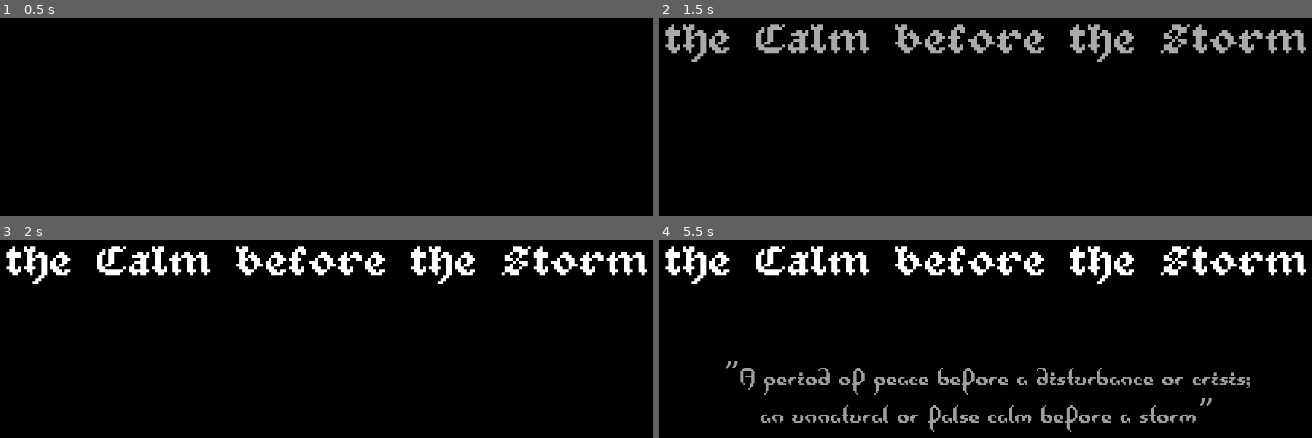
Above: before the commit, frames 1-4 (two rows, left to right).
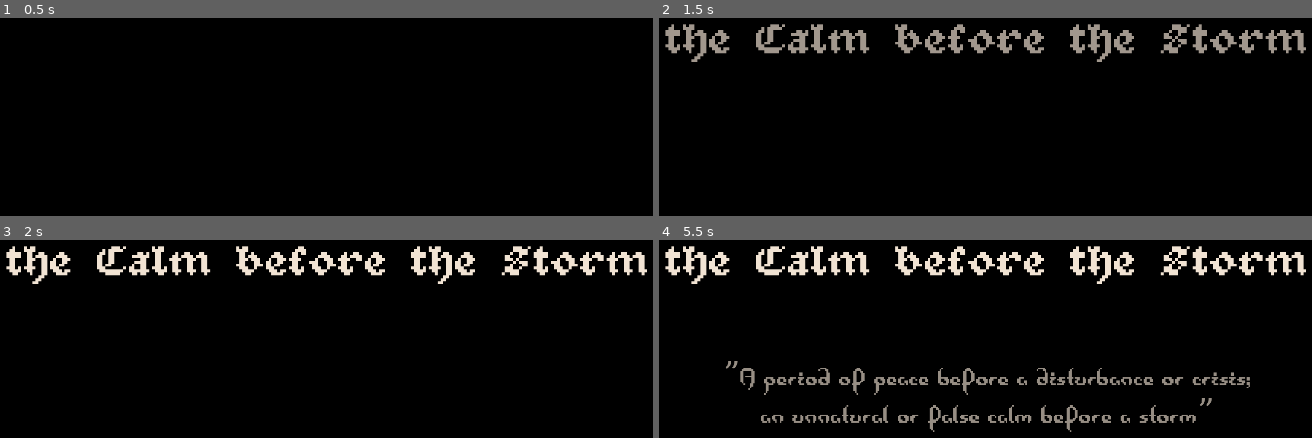
Above: after the commit, the same moments.

Repository: alfroids/tidal-storm
Game: Godot game, scene res://scenes/levels/intro.tscn
Same seed, same stepped clock (60 frames per second), same inputs: the game is played once before the commit and once after it. This scene is started directly instead of the project's main scene.
Inputs:
- Up to frame 1 (0.5 s): no input
- Up to frame 2 (1.5 s): tap Enter at 0.5 s; hold D (move_right) 0.53-1.28 s; tap Space (dash) at 0.6, 1.35 s; hold S (move_down) from 1.28 s (still down)
- Up to frame 3 (2 s): keep holding S (move_down)
- Up to frame 4 (5.5 s): release S (move_down) at 2.03 s; hold D (move_right) 2.03-2.78 s; tap Space (dash) at 2.1, 2.75, 2.85, 3.6, 4.25, 4.35, 5.1 s; hold W (move_up) 2.78-3.53 s; tap Enter at 3.5, 5 s; hold A (move_left) 3.53-5.03 s; hold S (move_down) from 5.03 s (still down)

Frame 1 is identical in both runs. In frame 2, 4.4% of the frame differs, in the area x 1-100%, y 3-23%; in frame 3, 4.9%; in frame 4, 7.5%, in the area x 0-100%, y 3-97%.

Commit message:
More text color changes to our selected pallet

Diff:
--- a/scenes/UI/game-over/game_over.tscn
+++ b/scenes/UI/game-over/game_over.tscn
@@ -130,6 +130,7 @@
 [node name="Credits" type="RichTextLabel" parent="MarginContainer/Panel/MarginContainer"]
 layout_mode = 2
 size_flags_vertical = 8
+theme_override_colors/default_color = Color(0.945098, 0.890196, 0.827451, 1)
 theme_override_fonts/normal_font = ExtResource("3_7kf4p")
 theme_override_font_sizes/normal_font_size = 42
 bbcode_enabled = true
--- a/scenes/levels/intro.tscn
+++ b/scenes/levels/intro.tscn
@@ -149,6 +149,7 @@
 [node name="ProverbText" type="Label" parent="BackgroundColor/MarginContainer"]
 layout_mode = 2
 size_flags_vertical = 0
+theme_override_colors/font_color = Color(0.945098, 0.890196, 0.827451, 1)
 theme_override_fonts/font = ExtResource("1_5j7bw")
 theme_override_font_sizes/font_size = 112
 text = "the Calm before the Storm"
@@ -157,6 +158,7 @@
 
 [node name="DefinitionText" type="Label" parent="BackgroundColor/MarginContainer"]
 layout_mode = 2
+theme_override_colors/font_color = Color(0.945098, 0.890196, 0.827451, 1)
 theme_override_fonts/font = ExtResource("2_rtc5d")
 theme_override_font_sizes/font_size = 80
 text = "”A period of peace before a disturbance or crisis;
